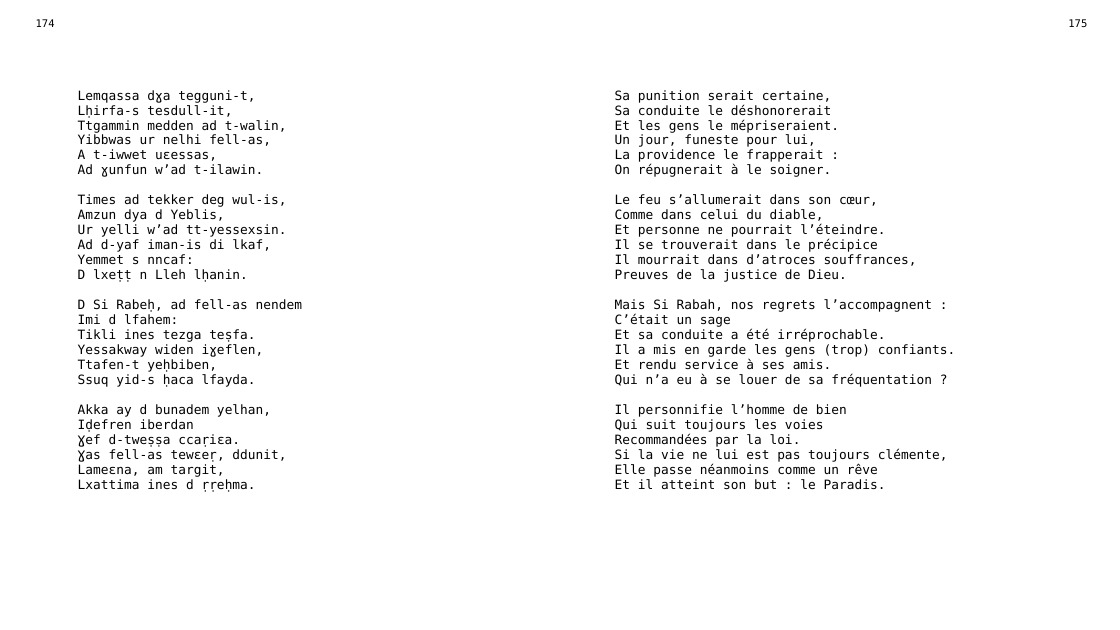
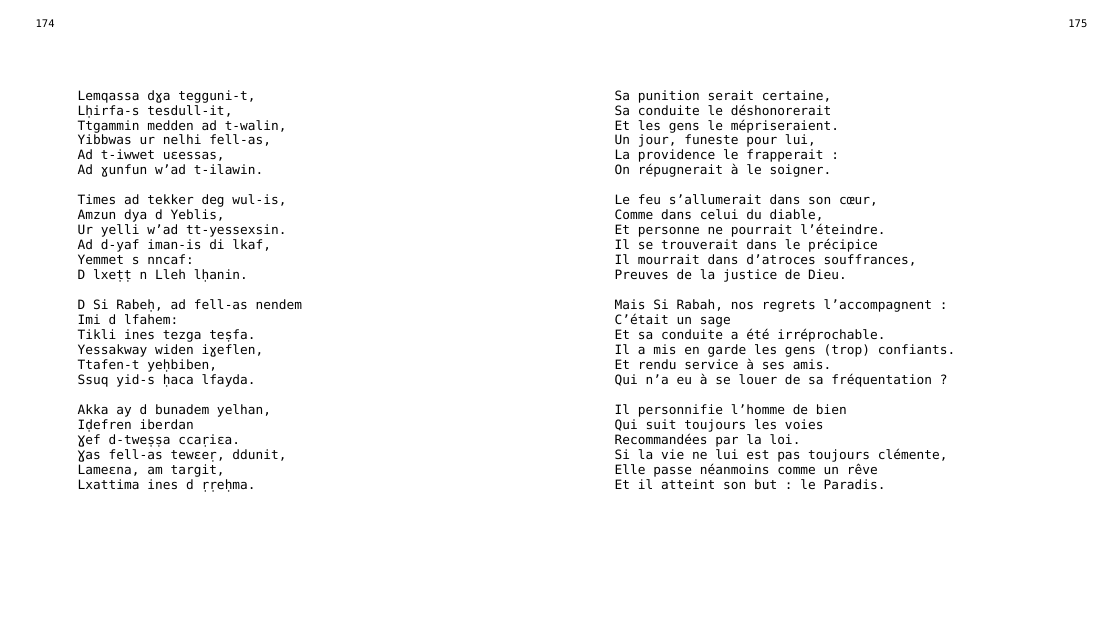
Before and after one commit to sferhah/tamacahut_n_wuccen, a slide deck: slide 69 of Uccen.ConsoleApp/uccen.pptx. Drawn at 1120x630 pixels with LibreOffice and Linux fonts; fonts in the diff are those of the drawing. Boxes give left, top, right and bottom in pixels: in the first picture for what was removed or moved away, otherwise in the second. Text is boxed around its words. In the diff, an @@ line names an element or a change of style, - is before the commit and + after.

```diff
--- a/Uccen.ConsoleApp/uccen.pptx
+++ b/Uccen.ConsoleApp/uccen.pptx
@@ table at [27, 13, 1096, 607] @@
-row 3, column 1: Lemqassa dɣa tegguni-t, / Lḥirfa-s tesdull-it, / Ttgammin medden ad t-walin, / Yibbwas ur nelhi fell-as, / A t-iwwet uɛessas, / Ad ɣunfun w’ad t-ilawin. / Times ad tekker deg wul-is, / Amzun dya d Yeblis, / Ur yelli w’ad tt-yessexsin. / Ad d-yaf iman-is di lkaf, / Yemmet s nncaf: / D lxeṭṭ n Lleh lḥanin. / D Si Rabeḥ, ad fell-as nendem / Imi d lfahem: / Tikli ines tezga teṣfa. / Yessakway widen iɣeflen, / Ttafen-t yeḥbiben, / Ssuq yid-s ḥaca lfayda. / Akka ay d bunadem yelhan, / Iḍefren iberdan / Ɣef d-tweṣṣa ccaṛiɛa. / Ɣas fell-as tewɛeṛ, ddunit, / Lameɛna, am targit, / Lxattima ines d ṛṛeḥma.
+row 3, column 1: Lemqassa dɣa tegguni-t, / Lḥirfa-s tesdull-it, / Ttgammin medden ad t-walin, / Yibbwas ur nelhi fell-as, / Ad t-iwwet uɛessas, / Ad ɣunfun w’ad t-ilawin. / Times ad tekker deg wul-is, / Amzun dya d Yeblis, / Ur yelli w’ad tt-yessexsin. / Ad d-yaf iman-is di lkaf, / Yemmet s nncaf: / D lxeṭṭ n Lleh lḥanin. / D Si Rabeḥ, ad fell-as nendem / Imi d lfahem: / Tikli ines tezga teṣfa. / Yessakway widen iɣeflen, / Ttafen-t yeḥbiben, / Ssuq yid-s ḥaca lfayda. / Akka ay d bunadem yelhan, / Iḍefren iberdan / Ɣef d-tweṣṣa ccaṛiɛa. / Ɣas fell-as tewɛeṛ, ddunit, / Lameɛna, am targit, / Lxattima ines d ṛṛeḥma.
```
Also in this commit, not shown: 9 other slides changed, 1 other file.
